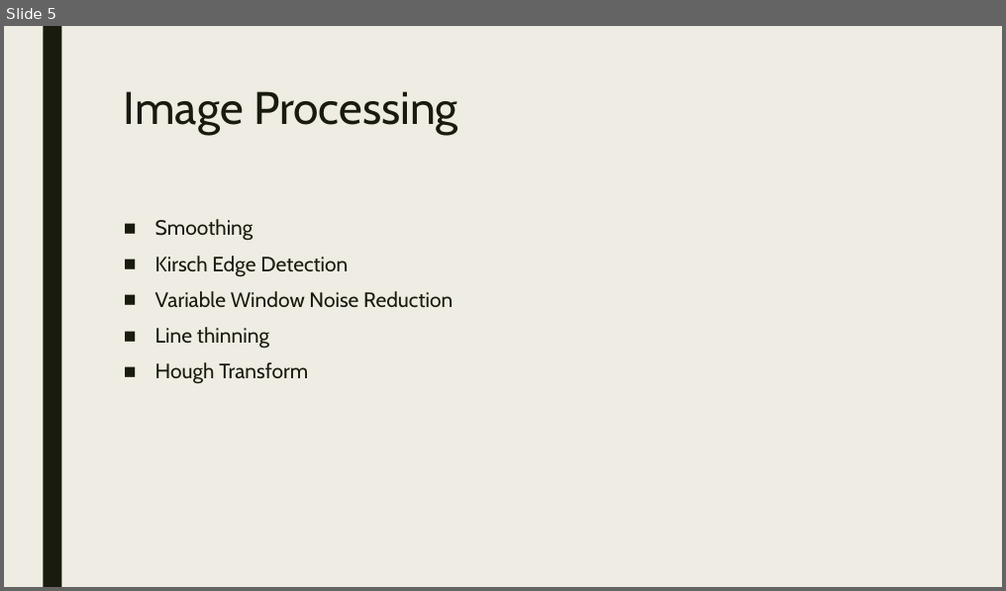
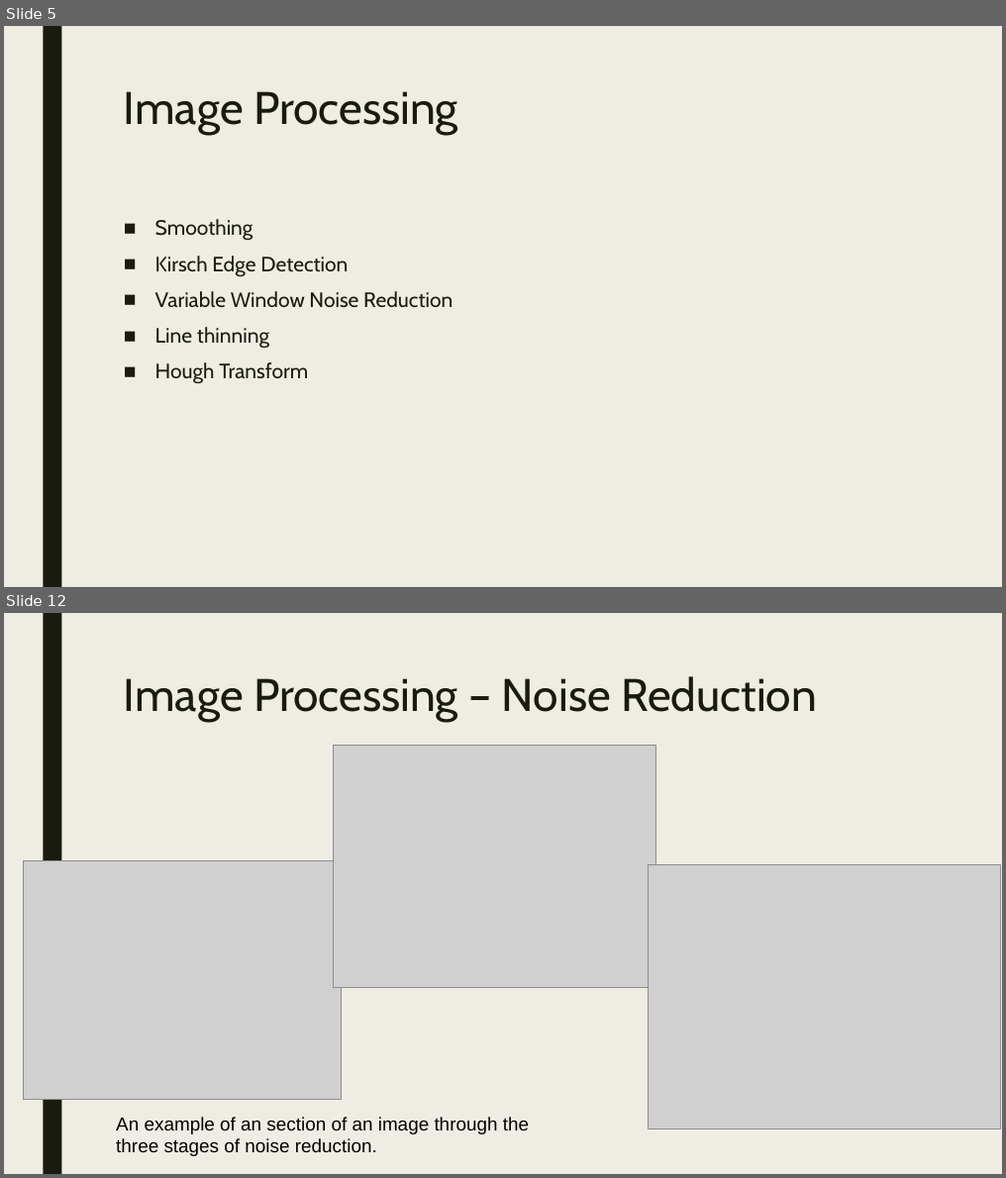
Before and after one commit to AndrewMorris-scsu/CSClassFiles, a slide deck: 334/ImagePresentation.odp. Shown one above the other, each under a label of ours: slide 5 before the commit, slides 5 and 12 after it; the slides between them are not shown. The pictures are 1006x591 and 1006x1178 pixels, drawn with LibreOffice and Linux fonts; fonts in the diff are those of the drawing; grey boxes stand for pictures. Boxes give left, top, right and bottom in pixels: in the first picture for what was removed or moved away, otherwise in the second. Text is boxed around its words. In the diff, an @@ line names an element or a change of style, - is before the commit and + after.

Commit message:
Image presentation for CSCI334

```diff
--- a/334/ImagePresentation.odp
+++ b/334/ImagePresentation.odp
@@ slide 12 added at [4, 613, 1002, 1174], background #EFEDE3; not listed: 1 template element that a slide beside it also shows @@
@@ title added at [124, 676, 817, 722], 44 pt, text #191B0E @@
+Image Processing – Noise Reduction
@@ picture added at [334, 745, 656, 987] @@
@@ picture added at [23, 861, 341, 1100] @@
@@ picture added at [648, 864, 1000, 1130] @@
@@ text added at [116, 1117, 529, 1157], 18 pt, text #000000 @@
+An example of an section of an image through the three stages of noise reduction.
```
Also in this commit, not shown: 9 slides changed, 5 other slides added.
